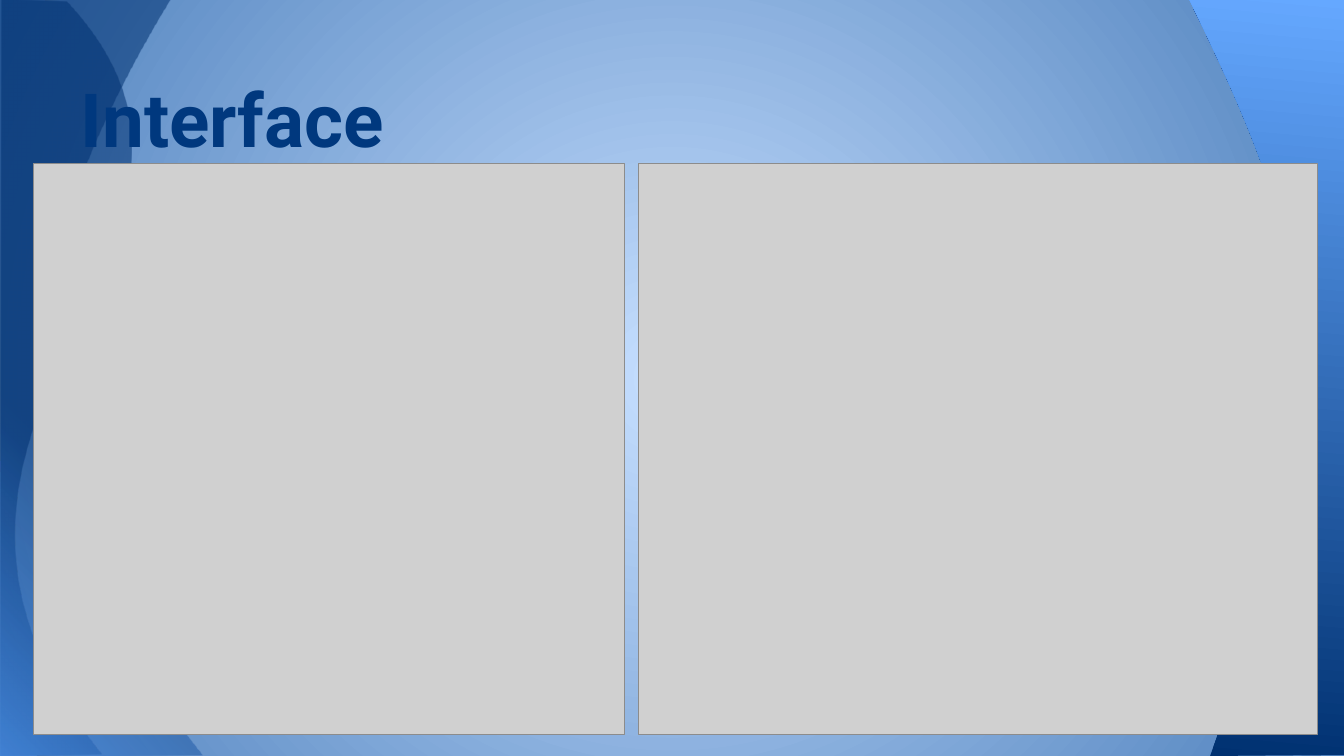
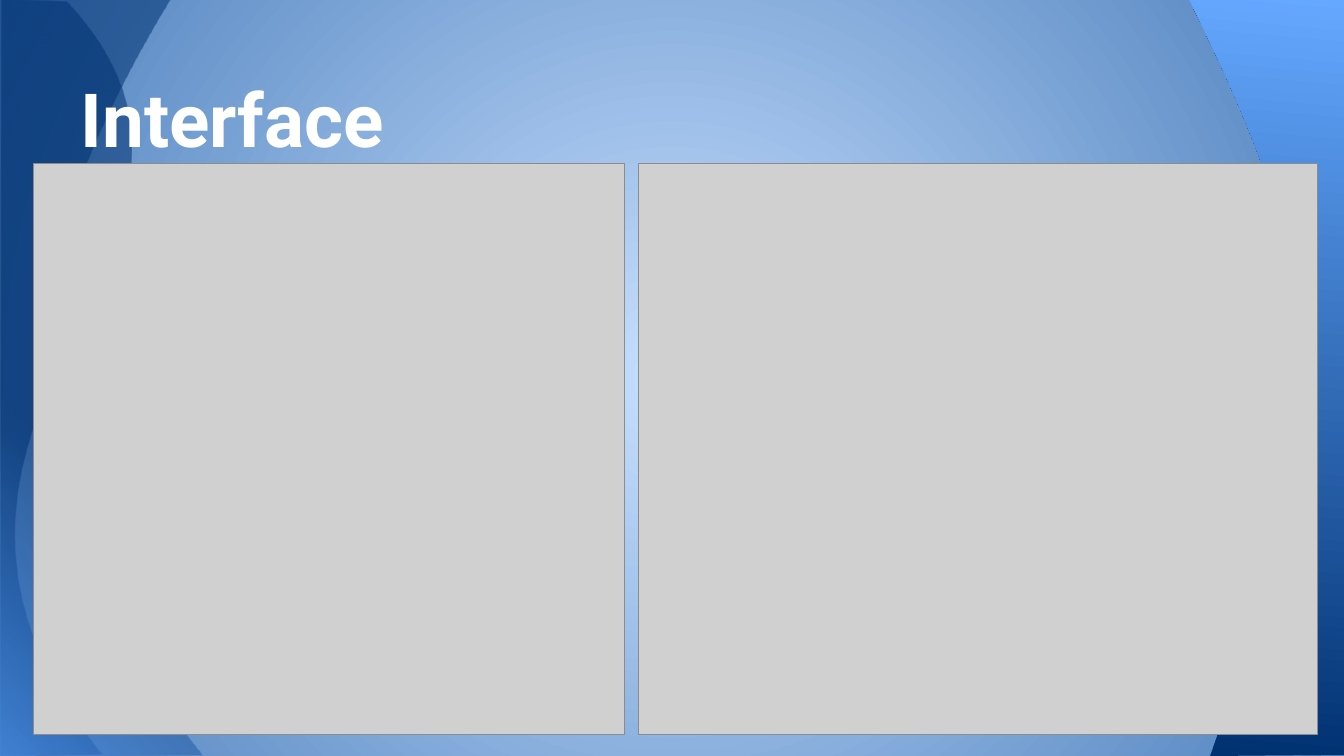
Before and after one commit to ruicsc/CSC640-Project, a slide deck: slide 8 of Project Part I.pptx. Drawn at 1344x756 pixels with LibreOffice and Linux fonts; fonts in the diff are those of the drawing; grey boxes stand for pictures. Boxes give left, top, right and bottom in pixels: in the first picture for what was removed or moved away, otherwise in the second. Text is boxed around its words. In the diff, an @@ line names an element or a change of style, - is before the commit and + after.

Commit message:
Updated PPT.

```diff
--- a/Project Part I.pptx
+++ b/Project Part I.pptx
@@ title "Interface" at bbox=[81, 79, 384, 165]: text colour #00387E to #FFFFFF @@
```
Also in this commit, not shown: 5 slides added.
